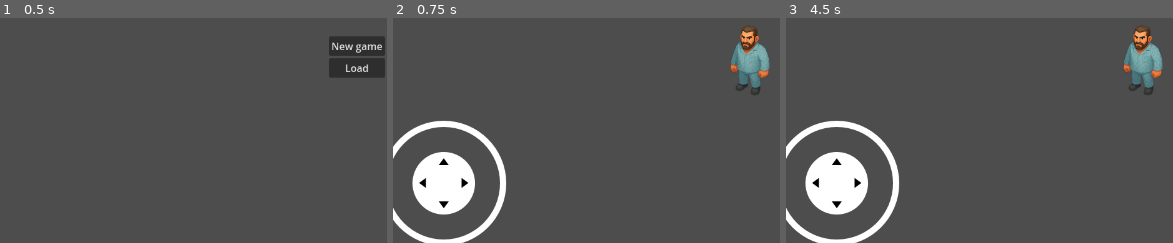
Above: before the commit, frames 1-3 (left to right).
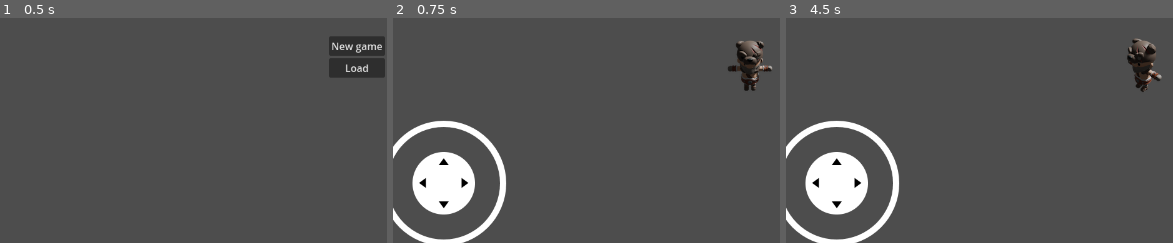
Above: after the commit, the same moments.

Repository: mindware-git/zombie
Game: Godot game, scene res://src/intro.tscn
Two runs of this game, one before a commit and one after it. Both use one fixed random seed, a clock stepped at 60 frames per second and the inputs below.
Inputs (mouse positions are % of the whole screen's width and height, from its top left):
- Up to frame 1 (0.5 s): no input
- Up to frame 2 (0.75 s): click "New game" at 0.5 s
- Up to frame 3 (4.5 s): tap Enter at 1.25, 2.75, 4.25 s; move the mouse to (71, 45) at 1.27 s; hold Right (ui_right) 1.28-2 s; hold Shift 1.28-2 s; click (71, 45) at 1.42 s; tap Space at 2, 3.5 s; drag from (28, 55) to (43, 70) at 2.02 s; move the mouse to (59, 28) at 2.77 s; hold Right (ui_right) 2.78-3.5 s; tap Ctrl at 2.85 s; drag from (43, 70) to (17, 35) at 3.52 s; move the mouse to (79, 65) at 4.27 s; hold Left (ui_left) from 4.28 s (still down); tap Alt at 4.35 s
The pictures show only the part of the screen within x 2-52%, y 41-91%; the shares and areas given below are measured in that part.

Frame 1 is identical in both runs. In frame 2, 2.0% of the frame differs, in the area x 86-98%, y 3-35%; in frame 3, 2.0%.

Commit message:
Update sprite
Signed-off-by: Kwanghoon Son <kwangson@yahoo.com>

Diff:
--- a/src/entity/character/base_character.gd
+++ b/src/entity/character/base_character.gd
@@ -22,12 +22,12 @@
 #
 ## 컴포넌트 참조
 #var animation_player: AnimationPlayer
-#var sprite: Sprite2D
+var sprite: AnimatedSprite2D
 #var collision_shape: CollisionShape2D
 #
 ## 이동 관련
 #var input_direction: Vector2 = Vector2.ZERO
-#var current_direction: Vector2 = Vector2.UP
+var current_direction: Vector2 = Vector2.UP
 #
 ## 초기화
 func _ready():
@@ -35,7 +35,7 @@
 	#
 	## 컴포넌트 참조 가져오기
 	#animation_player = $AnimationPlayer
-	#sprite = $Sprite2D
+	sprite = $AnimatedSprite2D
 	#collision_shape = $CollisionShape2D
 	#
 	## 컴포넌트가 없으면 경고 출력
@@ -94,7 +94,17 @@
 	#update_sprite_direction()
 #
 ## 스프라이트 방향 업데이트
-#func update_sprite_direction():
+func update_sprite_direction():
+	var angle = current_direction.angle()
+	if angle > PI / 4:
+		sprite.animation = "down_left"
+	elif angle > -PI / 4:
+		sprite.animation = "down"
+	elif angle > -3 * PI / 4:
+		sprite.animation = "up"
+	else:
+		sprite.animation = "left"
+
 	#if sprite and current_direction.length() > 0:
 		## 8방향 스프라이트 회전 (필요시 조정)
 		#var angle = current_direction.angle()
--- a/src/entity/character/player.gd
+++ b/src/entity/character/player.gd
@@ -53,7 +53,10 @@
 
 func _process(delta: float) -> void:
 	var direction = Input.get_vector("ui_left", "ui_right", "ui_up", "ui_down")
+	current_direction = direction.normalized()
 	velocity = direction * delta * 10000
+	update_sprite_direction()
+
 	move_and_slide()
 
 ## 컴포넌트 설정
--- a/src/entity/character/player.tscn
+++ b/src/entity/character/player.tscn
@@ -1,16 +1,60 @@
-[gd_scene load_steps=4 format=3 uid="uid://do56hern7xrg"]
+[gd_scene load_steps=8 format=3 uid="uid://do56hern7xrg"]
 
 [ext_resource type="Script" uid="uid://brft2fmwv7uaw" path="res://src/entity/character/player.gd" id="1_jf050"]
-[ext_resource type="Texture2D" uid="uid://dhilet4jng7wh" path="res://assets/main_char.png" id="2_q6fxd"]
+[ext_resource type="Texture2D" uid="uid://nu624w5c4p7b" path="res://assets/down.png" id="2_wx0ku"]
+[ext_resource type="Texture2D" uid="uid://c2njqmy2b7xn0" path="res://assets/down_left.png" id="3_85uuk"]
+[ext_resource type="Texture2D" uid="uid://ckr0b0y75bv4i" path="res://assets/left.png" id="4_0gjpe"]
+[ext_resource type="Texture2D" uid="uid://dsng4uknd06ob" path="res://assets/up.png" id="5_827nk"]
+[ext_resource type="Texture2D" uid="uid://b5faax1187idi" path="res://assets/up_left.png" id="6_52nmw"]
 
 [sub_resource type="SpriteFrames" id="SpriteFrames_jf050"]
 animations = [{
 "frames": [{
 "duration": 1.0,
-"texture": ExtResource("2_q6fxd")
+"texture": ExtResource("2_wx0ku")
 }],
 "loop": true,
 "name": &"default",
+"speed": 5.0
+}, {
+"frames": [{
+"duration": 1.0,
+"texture": ExtResource("2_wx0ku")
+}],
+"loop": true,
+"name": &"down",
+"speed": 5.0
+}, {
+"frames": [{
+"duration": 1.0,
+"texture": ExtResource("3_85uuk")
+}],
+"loop": true,
+"name": &"down_left",
+"speed": 5.0
+}, {
+"frames": [{
+"duration": 1.0,
+"texture": ExtResource("4_0gjpe")
+}],
+"loop": true,
+"name": &"left",
+"speed": 5.0
+}, {
+"frames": [{
+"duration": 1.0,
+"texture": ExtResource("5_827nk")
+}],
+"loop": true,
+"name": &"up",
+"speed": 5.0
+}, {
+"frames": [{
+"duration": 1.0,
+"texture": ExtResource("6_52nmw")
+}],
+"loop": true,
+"name": &"up_left",
 "speed": 5.0
 }]
 
Binary file added: assets/down.png
Not shown, added: assets/down.png.import
Binary file added: assets/down_left.png
Not shown, added: assets/down_left.png.import
Binary file added: assets/left.png
Not shown, added: assets/left.png.import
Binary file added: assets/up.png
Not shown, added: assets/up.png.import
Binary file added: assets/up_left.png
Not shown, added: assets/up_left.png.import
